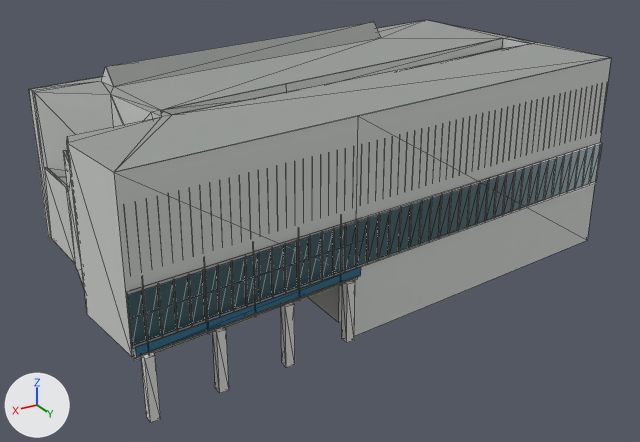
Two versions of the glTF model assets/buildings/station-concourse/web/station-concourse.glb, one commit apart.
Rendered twice from a 50 mm lens placed at (21.1, -15.1, 38.0), pointed at (-17.5, -79.3, 5.8). Every picture has the same lights, and +X, +Y and +Z are marked at lower left. The first picture is the older version. Mesh edges are drawn as thin lines. Vertices at exactly the same position are counted once.

Names of what the first picture shows: 'sc_frame', 'sc_glass', 'sc_roof', 'sc_safety_blue', 'sc_structure', 'sc_wall' and 1 more.
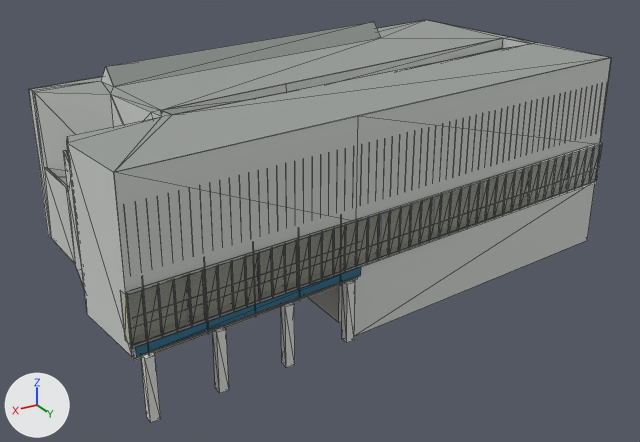
Boxes [x1, y1, x2, y2] around the edits, measured in the pictures (640 x 442 px):
'sc_glass', surface changed
    both: [128, 145, 601, 346]
'sc_interior', added
    after: [120, 149, 590, 345]
part 1 of me_sc_wall, cut back
    both: [114, 58, 611, 352]
part 2 of me_sc_frame, added
    after: [130, 168, 599, 329]

The change, as a list of edits to the scene's bpy script:
```text
Change mat_sc_glass:
    mat_sc_glass.alpha: 1.0 -> 0.32
Add mat_sc_interior:
    mat_sc_interior = principled_material('sc_interior')
    mat_sc_interior.base_color = (0.54, 0.52, 0.42)  # light grey #c2bfad
    mat_sc_interior.roughness = 0.8
Change me_sc_wall:
    used by ob_sc_wall; location = (0.0, 0.0, 0.0)
    remove me_sc_wall.from_pydata(...)  # 71 vertices, 72 faces; spans x -44.9..6.3, y -96.2..-65.7, z 0.4..20.7
    add me_sc_wall.from_pydata(...)  # 78 vertices, 76 faces; spans x -44.9..6.3, y -96.2..-65.7, z 0.4..20.7
    me_sc_wall part 1
    4 faces are deleted
    7 vertices are added at x -44.9..5.5, y -71.9..-65.7, z 6.9..10.7
    8 new faces join them
Change me_sc_frame:
    used by ob_sc_frame; location = (0.0, 0.0, 0.0)
    remove me_sc_frame.from_pydata(...)  # 504 vertices, 292 faces; spans x -44.9..5.5, y -71.7..-65.0, z 6.0..17.0
    add me_sc_frame.from_pydata(...)  # 572 vertices, 390 faces; spans x -44.9..5.5, y -71.9..-65.0, z 6.0..17.0
    me_sc_frame part 2: the loose piece of 4 vertices spanning x -44.9..5.5, y -71.7..-65.5, z 6.7..6.9 is copied, and the copy is moved by (0.0, 0.0, 1.5); it spans x -44.9..5.5, y -71.7..-65.5, z 8.2..8.3
    other edits to the shape of me_sc_frame do not show in these pictures
Add me_sc_interior:
    me_sc_interior.from_pydata([(-44.8, -72.6, 6.9), (-44.8, -72.6, 10.7), (5.6, -66.4, 10.7), (5.6, -66.4, 6.9), (-44.9, -71.8, 6.9), (5.5, -65.6, 6.9), (5.6, -66.4, 6.9), (-44.8, -72.6, 6.9), (-44.9, -71.8, 10.7), (5.5, -65.6, 10.7), (5.6, -66.4, 10.7), (-44.8, -72.6, 10.7)], [], [(1, 3, 0), (5, 7, 4), (9, 11, 8), (7, 8, 4), (6, 9, 5), (1, 2, 3), (5, 6, 7), (9, 10, 11), (7, 11, 8), (6, 10, 9)])
    me_sc_interior.materials.append(mat_sc_interior)  # light grey #c2bfad
Add ob_sc_interior:
    ob_sc_interior = bpy.data.objects.new('sc_interior', me_sc_interior)
    ob_sc_interior.location = (0.0, 0.0, 0.0)
```
